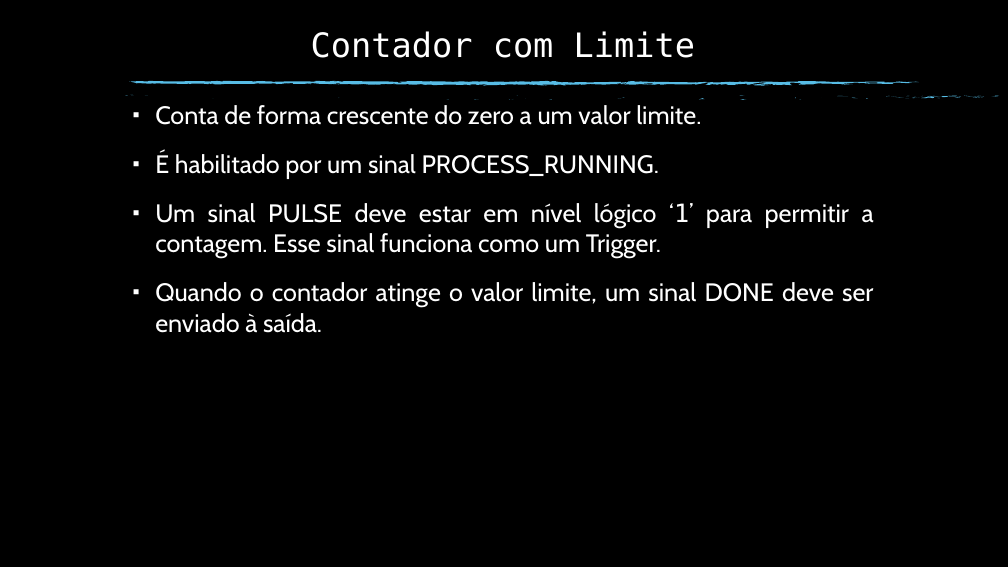
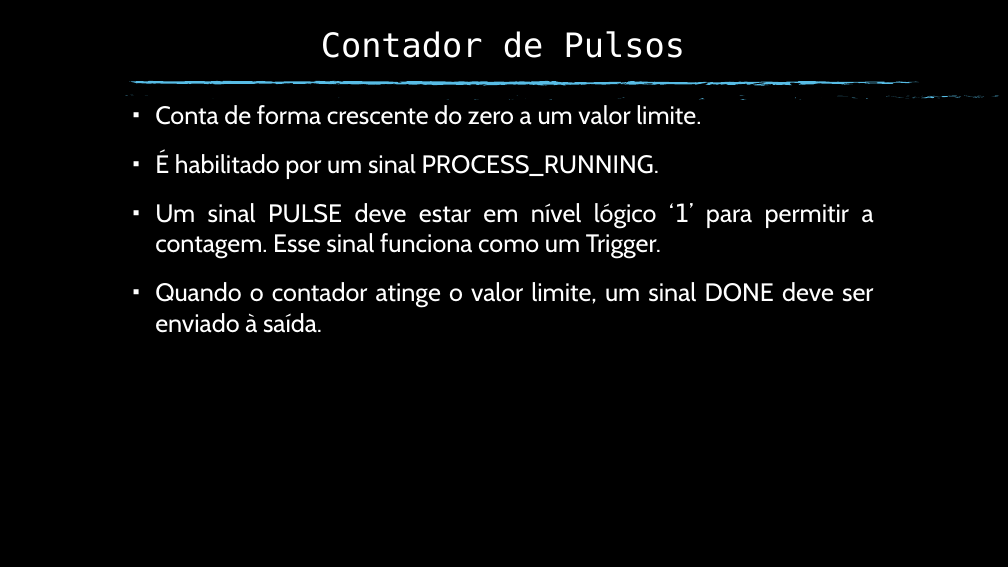
Before and after one commit to Tungstenio/Curso-VHDL-PUC-Rio-2016.1, a slide deck: slide 9 of Aula3.pptx. Drawn at 1008x567 pixels with LibreOffice and Linux fonts; fonts in the diff are those of the drawing; background and template pictures are left out. Boxes give left, top, right and bottom in pixels: in the first picture for what was removed or moved away, otherwise in the second. Text is boxed around its words. In the diff, an @@ line names an element or a change of style, - is before the commit and + after.

```diff
--- a/Aula3.pptx
+++ b/Aula3.pptx
@@ title at <box>321,31,685,58</box>: text changed @@
-Contador com Limite
+Contador de Pulsos
```
Also in this commit, not shown: 3 other slides changed, 1 slide added.
